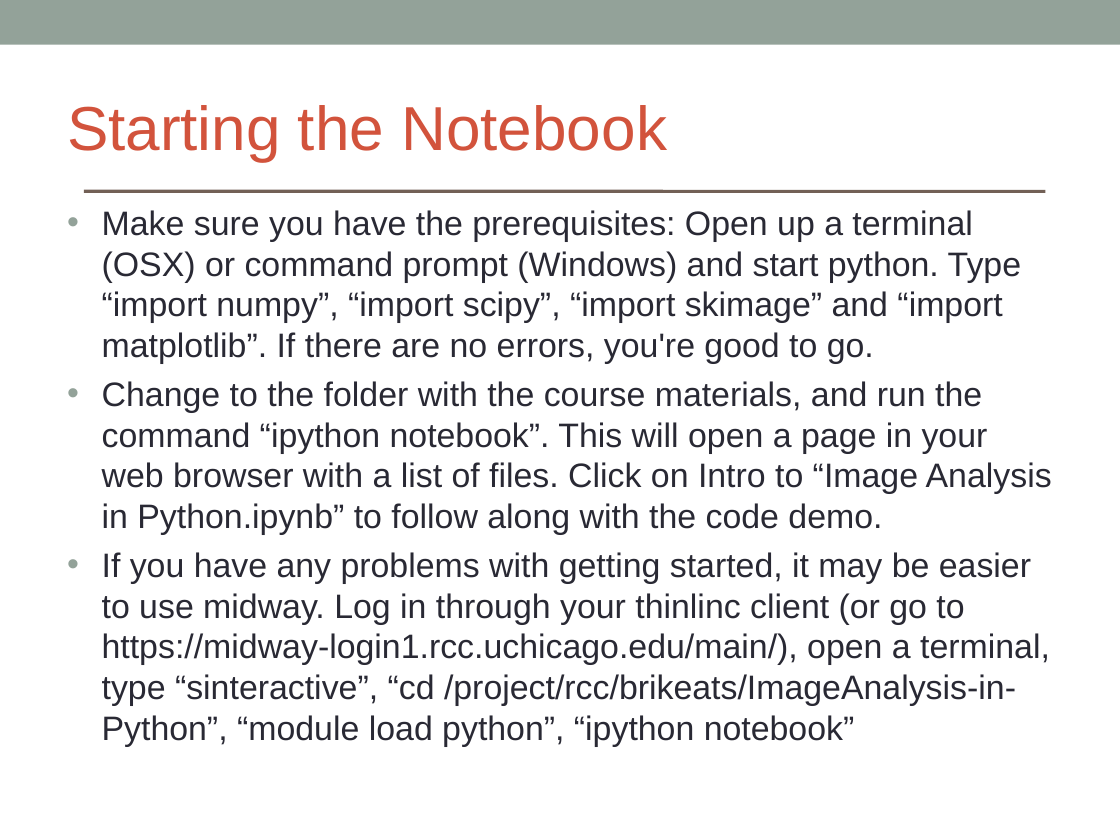
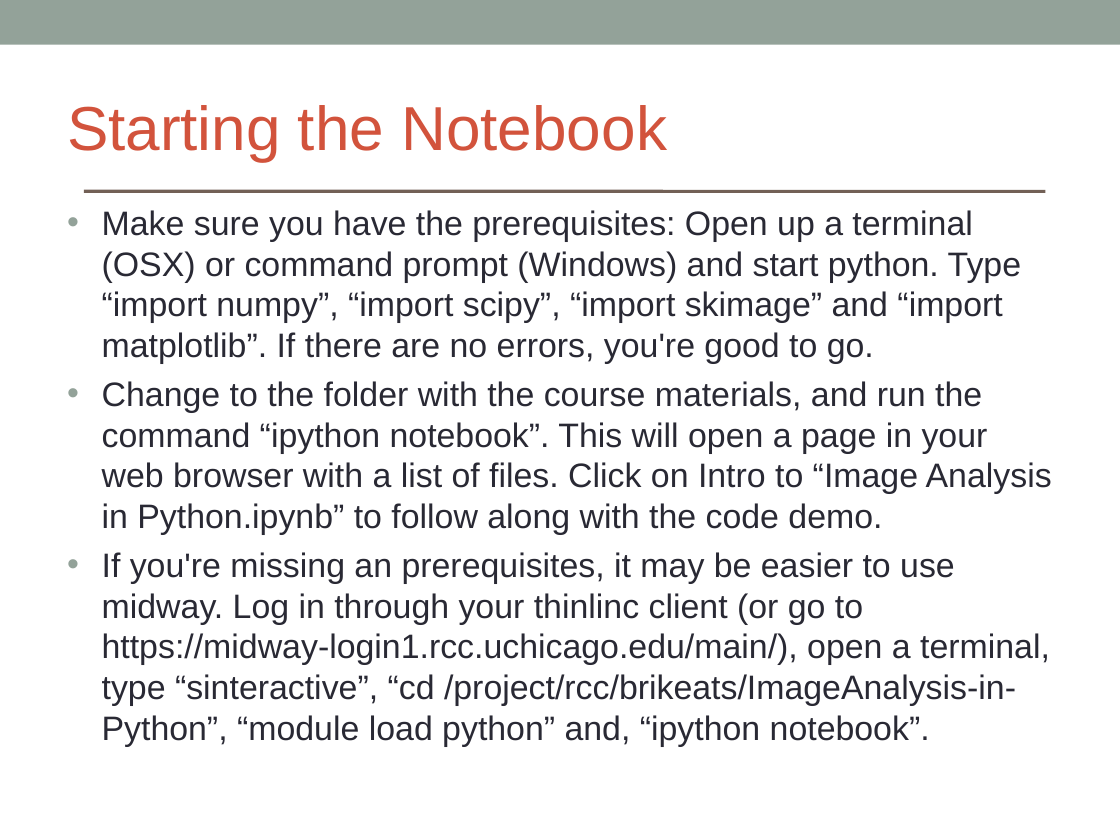
Before and after one commit to brikeats/Image-Analysis-in-Python, a slide deck: slide 3 of ImageAnalysisPython.ppt. Drawn at 1120x840 pixels with LibreOffice and Linux fonts; fonts in the diff are those of the drawing. Boxes give left, top, right and bottom in pixels: in the first picture for what was removed or moved away, otherwise in the second. Text is boxed around its words. In the diff, an @@ line names an element or a change of style, - is before the commit and + after.

```diff
--- a/ImageAnalysisPython.ppt
+++ b/ImageAnalysisPython.ppt
@@ text at [102, 552, 1050, 746]: text changed @@
-• If you have any problems with getting started, it may be easier to use midway. Log in through your thinlinc client (or go to https://midway-login1.rcc.uchicago.edu/main/), open a terminal, type “sinteractive”, “cd /project/rcc/brikeats/ImageAnalysis-in-Python”, “module load python”, “ipython notebook”
+• If you're missing an prerequisites, it may be easier to use midway. Log in through your thinlinc client (or go to https://midway-login1.rcc.uchicago.edu/main/), open a terminal, type “sinteractive”, “cd /project/rcc/brikeats/ImageAnalysis-in-Python”, “module load python” and, “ipython notebook”.
```
Also in this commit, not shown: 1 other slide changed, 1 slide added.
